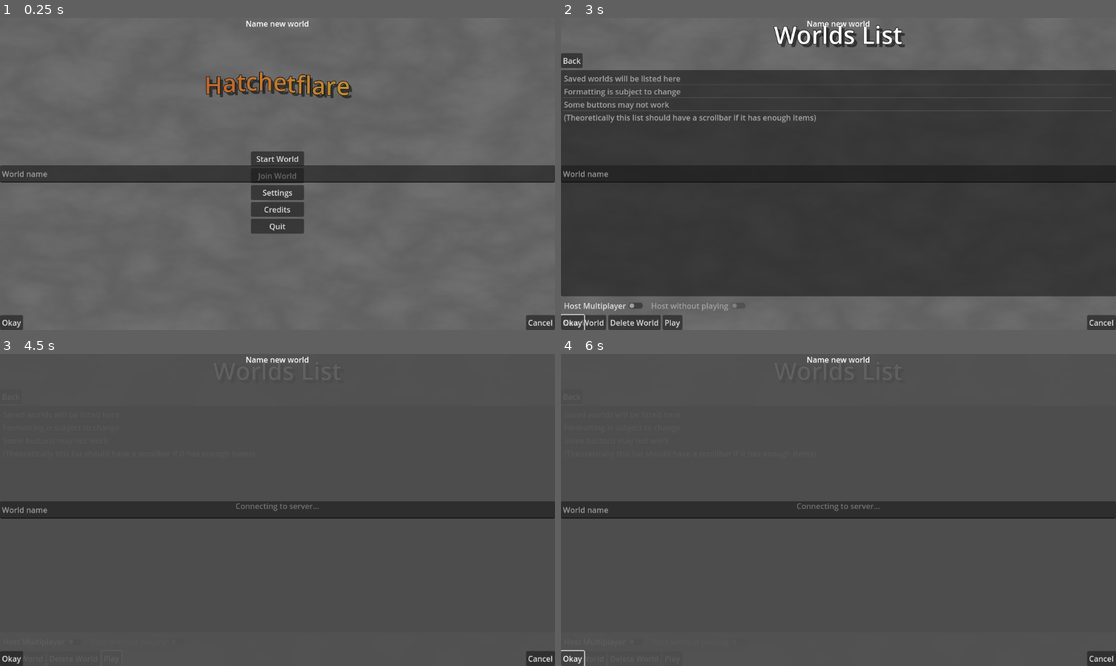
Above: before the commit, frames 1-4 (two rows, left to right).
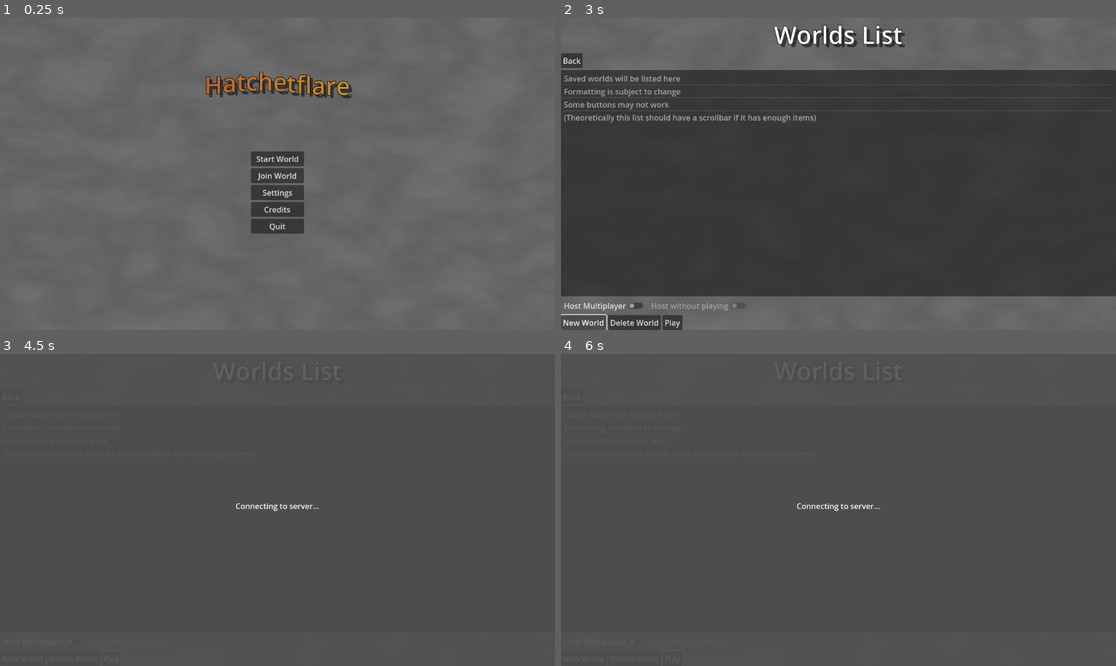
Above: after the commit, the same moments.

Repository: pixerhp/Hatchetflair
Game: Godot game, scene res://scenes/main_menu.tscn
Same seed, same stepped clock (60 frames per second), same inputs: the game is played once before the commit and once after it.
Inputs (mouse positions are in pixels of both pictures, inside the frame that each line leads up to):
- Up to frame 1 (0.25 s): no input
- Up to frame 2 (3 s): click (572, 323) at 0.5 s, where only the run before the commit has a clickable "Okay"; click (1099, 323) at 1.25 s, where only the run before the commit has a clickable "Cancel"; click "Start World" at 2 s; click "New World" at 2.75 s
- Up to frame 3 (4.5 s): click "New World" at 3.5 s; click "Play" at 4.25 s
- Up to frame 4 (6 s): click "Play" at 5 s; click (572, 659) at 5.75 s, where only the run before the commit has a clickable "Okay"

The runs differ from the first frame. In frame 1, 5.7% of the frame differs, in the area x 0-100%, y 0-100%; in frame 2, 0.9%; in frame 3, 6.0%; in frame 4, 5.9%.
Error in both runs: Invalid access to property or key 'pressed' on a base object of type 'null instance'. (res://scripts/worlds.gd:10)

Commit message:
Fixed merge conflict

Diff:
--- a/scenes/main_menu.tscn
+++ b/scenes/main_menu.tscn
@@ -189,7 +189,7 @@
 layout_mode = 2
 text = "Play"
 
-[node name="NewWorldPopup" type="Panel" parent="Menus/WorldScreen"]
+[node name="NewWorldPopup" type="Panel" parent="Menus/WorldsScreen"]
 visible = false
 layout_mode = 1
 anchors_preset = 8
@@ -204,7 +204,7 @@
 grow_horizontal = 2
 grow_vertical = 2
 
-[node name="RichTextLabel" type="RichTextLabel" parent="Menus/WorldScreen/NewWorldPopup"]
+[node name="RichTextLabel" type="RichTextLabel" parent="Menus/WorldsScreen/NewWorldPopup"]
 layout_mode = 1
 anchors_preset = 10
 anchor_right = 1.0
@@ -214,7 +214,7 @@
 text = "[center]Name new world[/center]"
 fit_content = true
 
-[node name="TextEdit" type="TextEdit" parent="Menus/WorldScreen/NewWorldPopup"]
+[node name="TextEdit" type="TextEdit" parent="Menus/WorldsScreen/NewWorldPopup"]
 layout_mode = 1
 anchors_preset = 14
 anchor_top = 0.5
@@ -226,7 +226,7 @@
 grow_vertical = 2
 placeholder_text = "World name"
 
-[node name="Okay" type="Button" parent="Menus/WorldScreen/NewWorldPopup"]
+[node name="Okay" type="Button" parent="Menus/WorldsScreen/NewWorldPopup"]
 layout_mode = 1
 anchors_preset = 2
 anchor_top = 1.0
@@ -236,7 +236,7 @@
 grow_vertical = 0
 text = "Okay"
 
-[node name="Cancel" type="Button" parent="Menus/WorldScreen/NewWorldPopup"]
+[node name="Cancel" type="Button" parent="Menus/WorldsScreen/NewWorldPopup"]
 layout_mode = 1
 anchors_preset = 3
 anchor_left = 1.0
